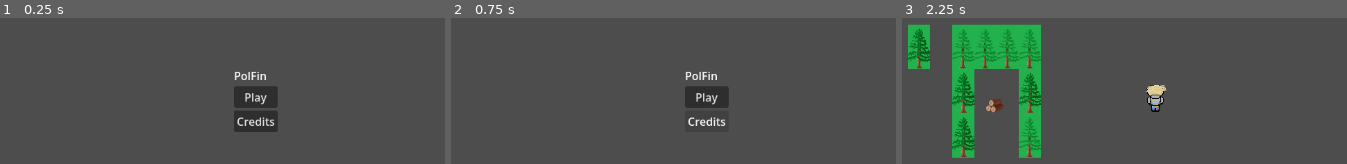
Above: before the commit, frames 1-3 (left to right).
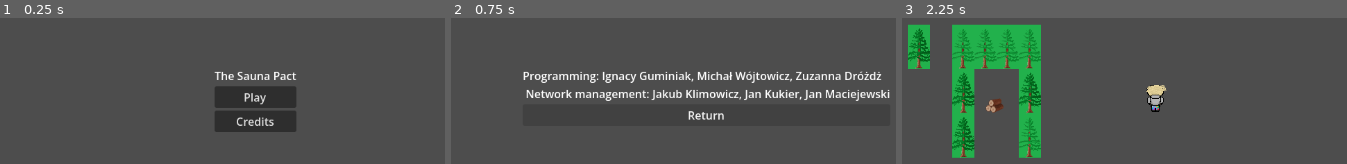
Above: after the commit, the same moments.

Repository: Orozon64/The-Sauna-Pact
Game: Godot game, scene res://scenes/main_menu.tscn
Same seed, same stepped clock (60 frames per second), same inputs: the game is played once before the commit and once after it.
Inputs (mouse positions are in pixels of both pictures, inside the frame that each line leads up to):
- Up to frame 1 (0.25 s): no input
- Up to frame 2 (0.75 s): click "Credits" at 0.5 s
- Up to frame 3 (2.25 s): click (1155, 114) at 1.25 s, where only the run after the commit has a clickable "Return"; click "Play" at 2 s

The runs differ from the first frame. In frame 1, 3.4% of the frame differs, in the area x 48-67%, y 36-79%; in frame 2, 6.0%, in the area x 16-99%, y 36-74%; in frame 3, nothing differs.

Commit message:
added more item scenes; made a road tile

Diff:
--- /dev/null
+++ b/scenes/lavender.tscn
@@ -0,0 +1,26 @@
+[gd_scene format=3 uid="uid://cr2j1mv1snm6q"]
+
+[ext_resource type="Texture2D" uid="uid://bibngvdwfk8k5" path="res://images/sprites/Lavender.png" id="1_732j4"]
+
+[sub_resource type="RectangleShape2D" id="RectangleShape2D_txs5i"]
+size = Vector2(28, 48)
+
+[sub_resource type="SpriteFrames" id="SpriteFrames_vctnf"]
+animations = [{
+"frames": [{
+"duration": 1.0,
+"texture": ExtResource("1_732j4")
+}],
+"loop": true,
+"name": &"default",
+"speed": 5.0
+}]
+
+[node name="Area2D" type="Area2D" unique_id=282405993]
+
+[node name="CollisionShape2D" type="CollisionShape2D" parent="." unique_id=619771053]
+position = Vector2(2, 4)
+shape = SubResource("RectangleShape2D_txs5i")
+
+[node name="AnimatedSprite2D" type="AnimatedSprite2D" parent="." unique_id=628104179]
+sprite_frames = SubResource("SpriteFrames_vctnf")
--- a/scenes/main_menu.tscn
+++ b/scenes/main_menu.tscn
@@ -18,7 +18,7 @@
 
 [node name="Label" type="Label" parent="." unique_id=179953155]
 layout_mode = 2
-text = "PolFin"
+text = "The Sauna Pact"
 
 [node name="PlayButton" type="Button" parent="." unique_id=499547656]
 layout_mode = 2
@@ -27,3 +27,8 @@
 [node name="CreditsButton" type="Button" parent="." unique_id=316586183]
 layout_mode = 2
 text = "Credits"
+
+[node name="ReturnButton" type="Button" parent="." unique_id=1497096666]
+visible = false
+layout_mode = 2
+text = "Return"
--- /dev/null
+++ b/scenes/oil.tscn
@@ -0,0 +1,28 @@
+[gd_scene format=3 uid="uid://b5d4fabfah5by"]
+
+[ext_resource type="Script" uid="uid://miaagsuefkm0" path="res://scripts/collectible.gd" id="1_vcmh2"]
+[ext_resource type="Texture2D" uid="uid://boh5gwleuntg1" path="res://images/sprites/oil.png" id="2_3hyjc"]
+
+[sub_resource type="RectangleShape2D" id="RectangleShape2D_mss81"]
+size = Vector2(37, 58)
+
+[sub_resource type="SpriteFrames" id="SpriteFrames_oll5m"]
+animations = [{
+"frames": [{
+"duration": 1.0,
+"texture": ExtResource("2_3hyjc")
+}],
+"loop": true,
+"name": &"default",
+"speed": 5.0
+}]
+
+[node name="Area2D" type="Area2D" unique_id=1717608468]
+script = ExtResource("1_vcmh2")
+
+[node name="CollisionShape2D" type="CollisionShape2D" parent="." unique_id=594319428]
+position = Vector2(1.5, 0)
+shape = SubResource("RectangleShape2D_mss81")
+
+[node name="AnimatedSprite2D" type="AnimatedSprite2D" parent="." unique_id=2145905300]
+sprite_frames = SubResource("SpriteFrames_oll5m")
--- /dev/null
+++ b/scenes/stones.tscn
@@ -0,0 +1,26 @@
+[gd_scene format=3 uid="uid://dsb1n48yjysol"]
+
+[ext_resource type="Texture2D" uid="uid://dfnjvtynpacxu" path="res://images/sprites/saunaRocks.png" id="1_tdiv5"]
+
+[sub_resource type="SpriteFrames" id="SpriteFrames_gv6ye"]
+animations = [{
+"frames": [{
+"duration": 1.0,
+"texture": ExtResource("1_tdiv5")
+}],
+"loop": true,
+"name": &"default",
+"speed": 5.0
+}]
+
+[sub_resource type="RectangleShape2D" id="RectangleShape2D_8oig3"]
+size = Vector2(40, 34)
+
+[node name="Area2D" type="Area2D" unique_id=1981020031]
+
+[node name="AnimatedSprite2D" type="AnimatedSprite2D" parent="." unique_id=1313932587]
+sprite_frames = SubResource("SpriteFrames_gv6ye")
+
+[node name="CollisionShape2D" type="CollisionShape2D" parent="." unique_id=1605555080]
+position = Vector2(2, 5)
+shape = SubResource("RectangleShape2D_8oig3")
--- a/scripts/finnish_player.gd
+++ /dev/null
@@ -1 +0,0 @@
-extends "player.gd"
--- a/scripts/main_menu.gd
+++ b/scripts/main_menu.gd
@@ -4,10 +4,19 @@
 # Called when the node enters the scene tree for the first time.
 func _ready() -> void:
 	$PlayButton.button_down.connect(_start_game)
-
-# Called every frame. 'delta' is the elapsed time since the previous frame.
-func _process(delta: float) -> void:
-	pass
+	$CreditsButton.button_down.connect(_show_credits)
+	$ReturnButton.button_down.connect(_return_to_menu)
 
 func _start_game():
 	get_tree().change_scene_to_file("res://scenes/finnish_map.tscn")
+
+func _show_credits():
+	$CreditsButton.hide()
+	$PlayButton.hide()
+	$ReturnButton.show()
+	$Label.text = "Programming: Ignacy Guminiak, Michał Wójtowicz, Zuzanna Dróżdż \n Network management: Jakub Klimowicz, Jan Kukier, Jan Maciejewski"
+func _return_to_menu():
+	$CreditsButton.show()
+	$PlayButton.show()
+	$ReturnButton.hide()
+	$Label.text = "The Sauna Pact"
--- a/scripts/player.gd
+++ b/scripts/player.gd
@@ -48,7 +48,7 @@
 
 	last_played_anim = 	$PlayerSprite.animation
 
-func _on_item_picked_up(name):
-	touched_item_name = name.replace("Area", "")
+func _on_item_picked_up(item_name):
+	touched_item_name = item_name.replace("Area", "")
 	print(touched_item_name + " found!")
 	inventory.push_back(touched_item_name)
Binary file added: images/sprites/road.png
Not shown, removed: scripts/finnish_player.gd.uid
